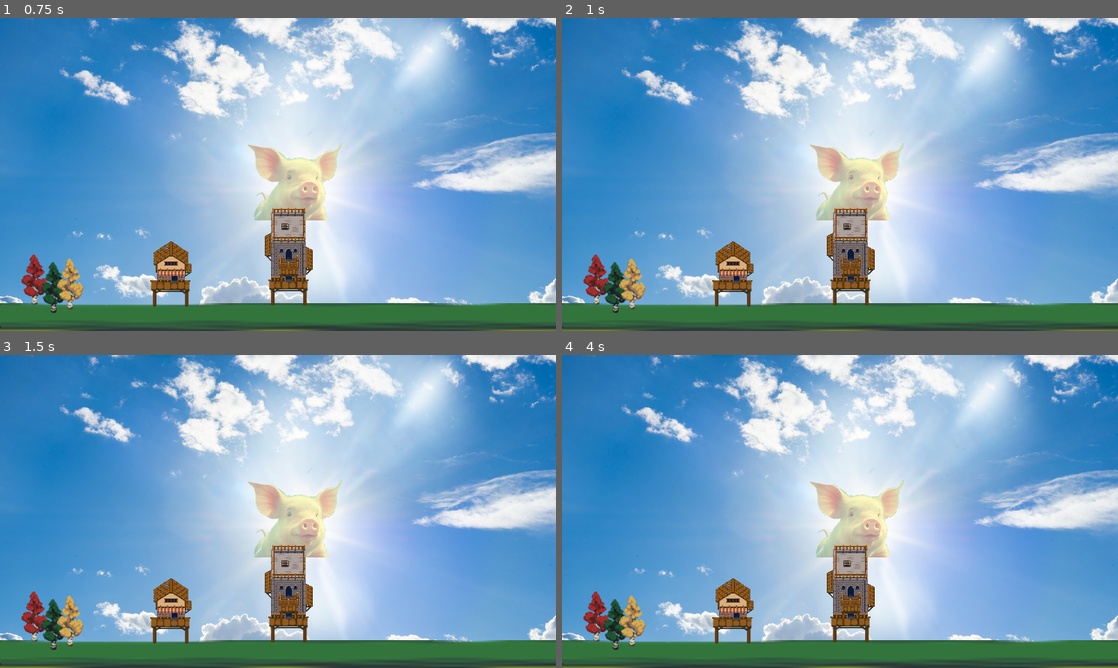
Above: before the commit, frames 1-4 (two rows, left to right).
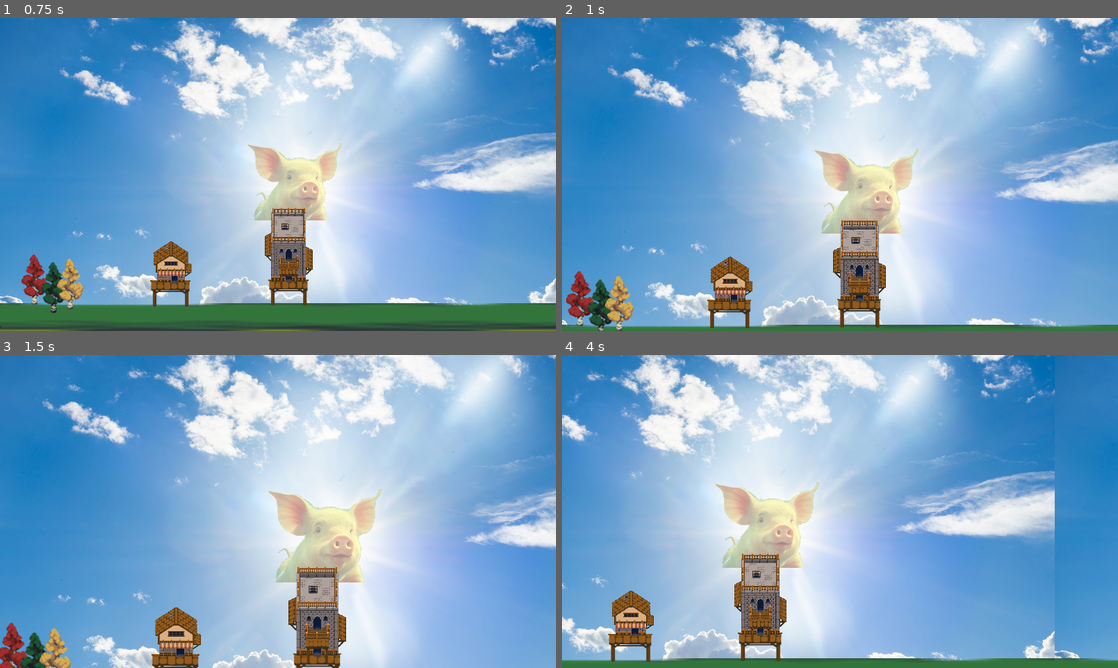
Above: after the commit, the same moments.

Repository: PlayDieRepeat/gmtk_2024
Game: Godot game, scene res://scenes/levels/levelTest.tscn
The game is run twice, just before and just after one commit, with the same random seed, the same clock (stepped at 60 frames per second) and the same inputs. This scene is started directly instead of the project's main scene. Sound files missing from this copy of the repository are replaced by a short silence.
Inputs (mouse positions are in pixels of both pictures, inside the frame that each line leads up to):
- Up to frame 1 (0.75 s): tap Enter at 0.5 s; move the mouse to (400, 158) at 0.52 s; tap Mouse wheel down (Scroll Down, bound only after the commit) at 0.6 s
- Up to frame 2 (1 s): tap Mouse wheel up (Scroll Up, bound only after the commit) at 0.8 s
- Up to frame 3 (1.5 s): tap Space at 1.25 s; move the mouse to (166, 527) at 1.27 s; tap Mouse wheel up (Scroll Up, bound only after the commit) at 1.35 s
- Up to frame 4 (4 s): tap Mouse wheel down (Scroll Down, bound only after the commit) at 1.55, 2.1, 3.05, 3.6 s; tap Enter at 2, 3.5 s; move the mouse to (895, 442) at 2.02 s; tap Mouse wheel up (Scroll Up, bound only after the commit) at 2.3, 2.85, 3.8 s; tap Space at 2.75 s; move the mouse to (812, 574) at 2.77 s; move the mouse to (1006, 558) at 3.52 s

Frame 1 is identical in both runs. In frame 2, 36% of the frame differs, in the area x 0-100%, y 0-100%; in frame 3, 51%; in frame 4, 81%.

Commit message:
#5 Dynamic Zoom
Meh

Diff:
--- a/project.godot
+++ b/project.godot
@@ -97,6 +97,16 @@
 , Object(InputEventJoypadButton,"resource_local_to_scene":false,"resource_name":"","device":0,"button_index":6,"pressure":0.0,"pressed":false,"script":null)
 ]
 }
+"Scroll Up"={
+"deadzone": 0.5,
+"events": [Object(InputEventMouseButton,"resource_local_to_scene":false,"resource_name":"","device":-1,"window_id":0,"alt_pressed":false,"shift_pressed":false,"ctrl_pressed":false,"meta_pressed":false,"button_mask":8,"position":Vector2(298, 27),"global_position":Vector2(306, 107),"factor":1.0,"button_index":4,"canceled":false,"pressed":true,"double_click":false,"script":null)
+]
+}
+"Scroll Down"={
+"deadzone": 0.5,
+"events": [Object(InputEventMouseButton,"resource_local_to_scene":false,"resource_name":"","device":-1,"window_id":0,"alt_pressed":false,"shift_pressed":false,"ctrl_pressed":false,"meta_pressed":false,"button_mask":16,"position":Vector2(218, 23),"global_position":Vector2(226, 103),"factor":1.0,"button_index":5,"canceled":false,"pressed":true,"double_click":false,"script":null)
+]
+}
 
 [rendering]
 
--- a/scripts/levels/Camera2D.gd
+++ b/scripts/levels/Camera2D.gd
@@ -1,18 +1,50 @@
 extends Camera2D
 
-var threshold = 100
 var step = 5
 var maxStep = 5
-var viewport_size = 0
+var zoomSpeed = Vector2(0.1,0.1)
+var viewportSizeY: float = get_viewport_rect().size.y/zoom.y
+
+func zoomInAndOut(zoomAmount):
+	var maxZoomOut = 360
+	if (zoomAmount.y < 0 and maxZoomOut > viewportSizeY + zoomSpeed.y) or (zoomAmount.x > 0):
+		zoom += zoomAmount
+		position = lerp(position, get_local_mouse_position(), 0.05)
+
+func scrolling(isHorizontal, isVertical):
+	if (isHorizontal):
+		var viewportSizeX = get_viewport_rect().size.x/zoom.x
+		var thresholdX = viewportSizeX/15
+		var localMousePosX = get_local_mouse_position().x
+		if localMousePosX < thresholdX and position.x > -640:
+			step = clamp((thresholdX-localMousePosX)/10,1,5)
+			position.x -= step
+		elif localMousePosX > viewportSizeX - thresholdX and position.x < 640:
+			step = clamp((localMousePosX-(viewportSizeX - thresholdX))/10,1,5)
+			position.x += step
+
+	if (isVertical):
+		var localMousePosY = get_local_mouse_position().y
+		var thresholdY = viewportSizeY/10
+		viewportSizeY = get_viewport_rect().size.y/zoom.y
+		if localMousePosY > viewportSizeY - thresholdY and position.y < 360-viewportSizeY:
+			step = clamp((localMousePosY-(viewportSizeY-thresholdY))/10,1,5)
+			position.y += step
+		elif position.y > 360-viewportSizeY:
+			position.y = 360-viewportSizeY
+
+		if localMousePosY < thresholdY and position.y > 0:
+			step = clamp((thresholdY-localMousePosY)/10,1,5)
+			position.y -= step
+		elif thresholdY and position.y < 0:
+			position.y = 0
+
 func _ready() -> void:
-	viewport_size = get_viewport_rect().size
-	threshold = viewport_size.x/15
+	viewportSizeY = get_viewport_rect().size.y/zoom.y
 
-func _process(delta):
-	var local_mouse_pos = get_local_mouse_position()
-	if local_mouse_pos.x < threshold:
-		step = clamp((threshold-local_mouse_pos.x)/10,1,5)
-		position.x -= step
-	elif local_mouse_pos.x > viewport_size.x - threshold:
-		step = clamp((local_mouse_pos.x-(viewport_size.x - threshold))/10,1,5)
-		position.x += step
+func _process(_delta):
+	scrolling(true, true)
+	if Input.is_action_just_released("Scroll Up"):
+		zoomInAndOut(zoomSpeed)
+	elif Input.is_action_just_released("Scroll Down"):
+		zoomInAndOut(-zoomSpeed)
Not shown, added: scenes/levels/lev25C5.tmp
Not shown, added: scenes/levels/lev4216.tmp
Not shown, added: scenes/levels/lev492E.tmp
Not shown, added: scenes/levels/lev537.tmp
Not shown, added: scenes/levels/levA0ED.tmp
Not shown, added: scenes/levels/levC5D9.tmp
Not shown, added: scenes/levels/levC6BA.tmp
